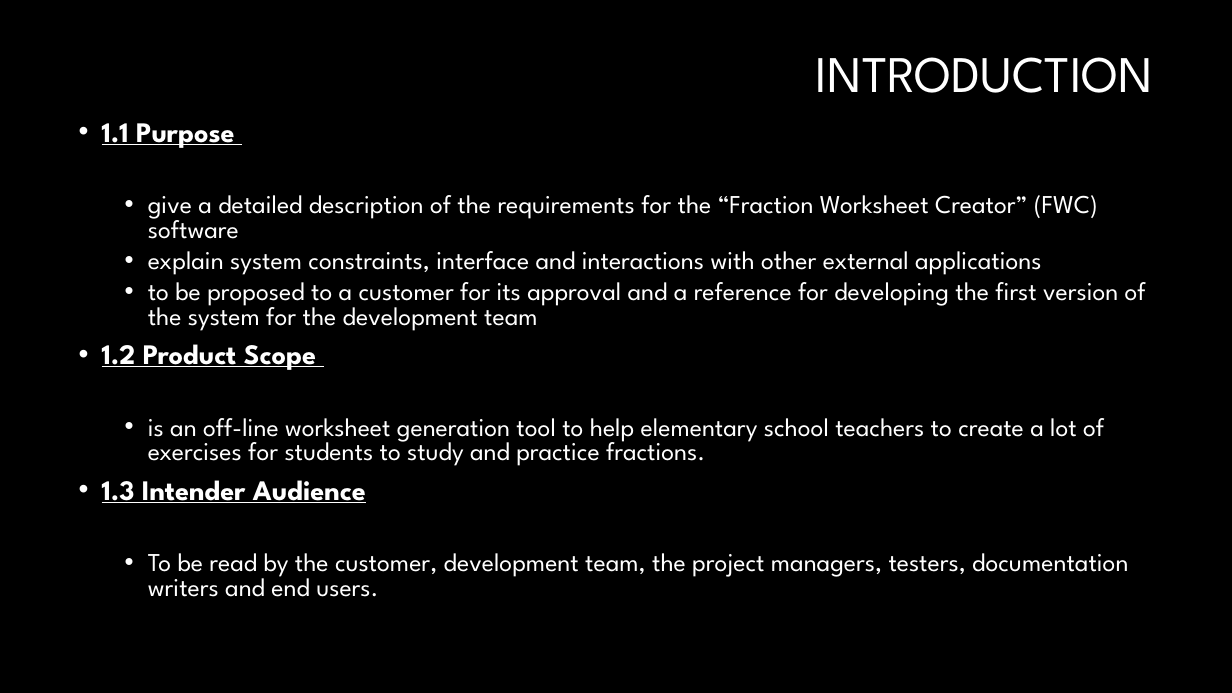
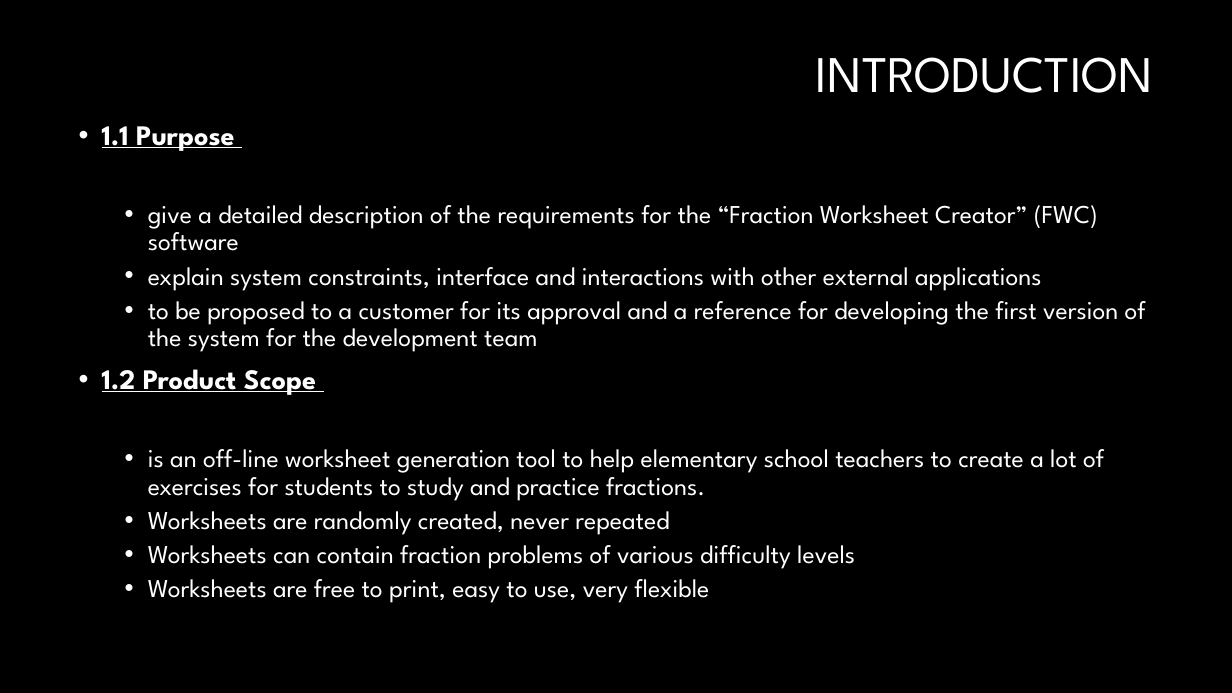
Before and after one commit to sarahakk/fraction-worksheet-creator, a slide deck: slide 2 of Presentation Elementary Engineers .pptx. Drawn at 1232x693 pixels with LibreOffice and Linux fonts; fonts in the diff are those of the drawing; background and template pictures are left out. Boxes give left, top, right and bottom in pixels: in the first picture for what was removed or moved away, otherwise in the second. Text is boxed around its words. In the diff, an @@ line names an element or a change of style, - is before the commit and + after.

Commit message:
Updated the Introduction part
1. Added more info to product scope
2. Added the screenshot of the SRS document to Overview.

```diff
--- a/Presentation Elementary Engineers .pptx
+++ b/Presentation Elementary Engineers .pptx
@@ text at [102, 126, 1146, 501]: line spacing 0.8 to 0.9 @@
@@ text at [148, 511, 855, 603]: text changed @@
-• 1.3 Intender Audience
-  • To be read by the customer, development team, the project managers, testers, documentation writers and end users.
+  • Worksheets are randomly created, never repeated
+  • Worksheets can contain fraction problems of various difficulty levels
+  • Worksheets are free to print, easy to use, very flexible
```
Also in this commit, not shown: 1 other slide changed, 1 other file.
